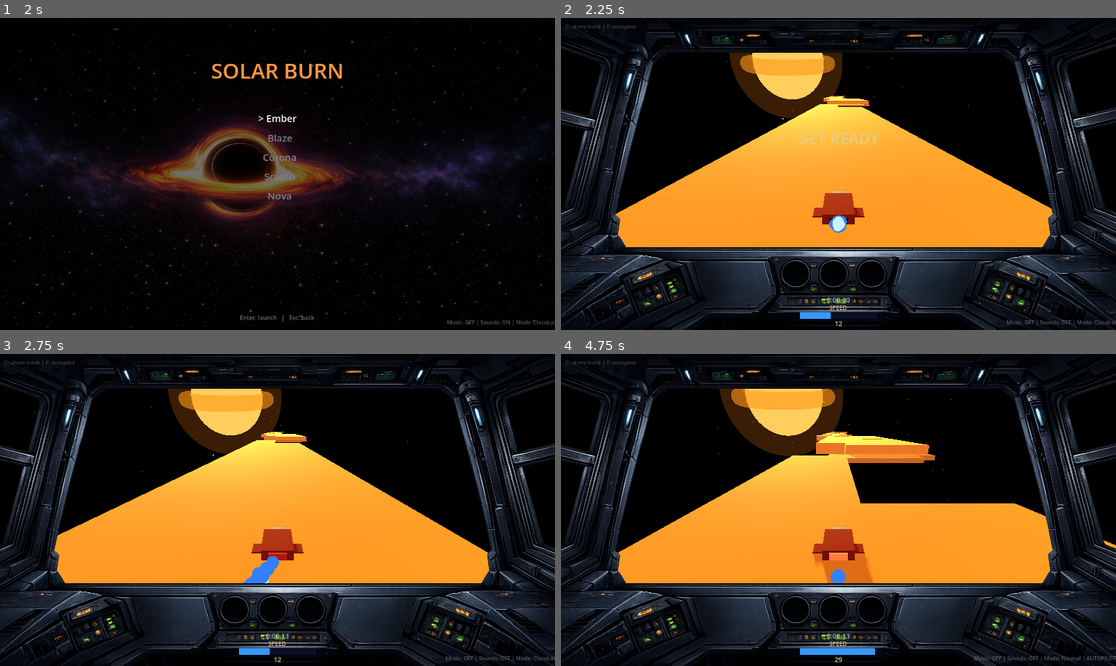
Above: before the commit, frames 1-4 (two rows, left to right).
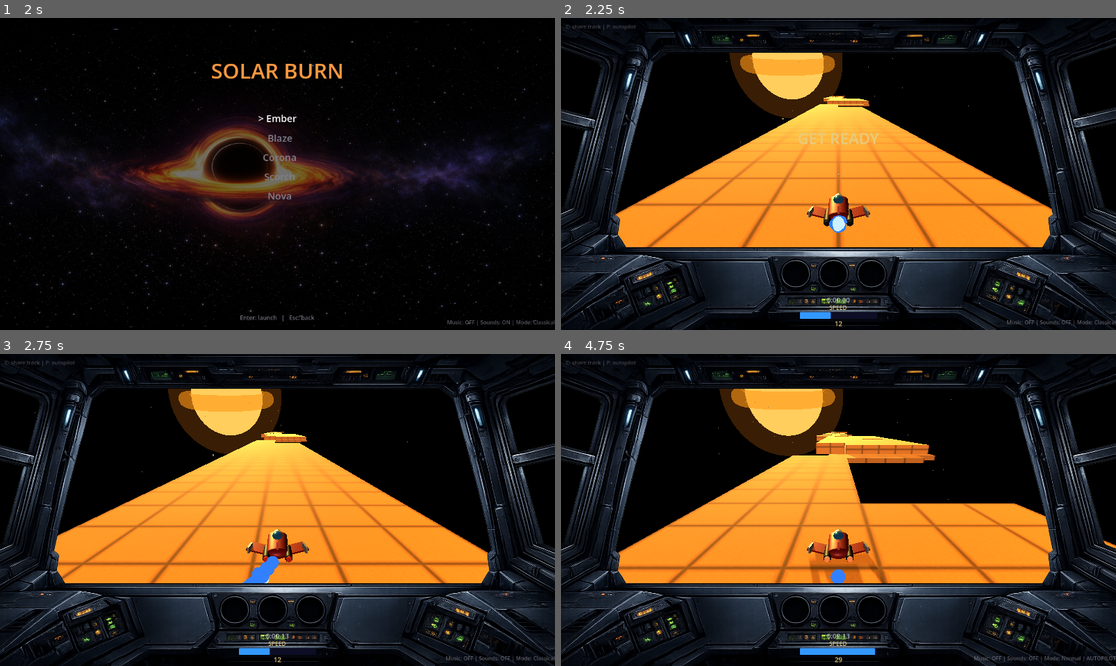
Above: after the commit, the same moments.

Repository: aleksitolvanen/gaasroads
Game: Godot game, scene res://Scenes/MainMenu.tscn
Two runs of this game, one before a commit and one after it. Both use one fixed random seed, a clock stepped at 60 frames per second and the inputs below. Sound files missing from this copy of the repository are replaced by a short silence.
Inputs:
- Up to frame 1 (2 s): tap Enter (ui_accept) at 0.5, 0.77, 1.25, 1.52 s; hold Right (ui_right) 0.53-1.28 s; hold Q 0.53-1.28 s; hold Down (ui_down) from 1.28 s (still down); tap C at 1.35 s
- Up to frame 2 (2.25 s): tap Enter (ui_accept) at 2 s; release Down (ui_down) at 2.03 s; hold Right (ui_right) from 2.03 s (still down); tap N at 2.1 s
- Up to frame 3 (2.75 s): keep holding Right (ui_right)
- Up to frame 4 (4.75 s): release Right (ui_right) at 2.78 s; hold Up (ui_up) 2.78-3.53 s; tap B at 2.85 s; tap Enter (ui_accept) at 3.02, 3.77, 4.52 s; hold Left (ui_left) from 3.53 s (still down); tap P at 3.6 s; tap V at 4.35 s

Frame 1 is identical in both runs. In frame 2, 3.4% of the frame differs, in the area x 9-89%, y 25-74%; in frame 3, 4.1%; in frame 4, 4.6%, in the area x 10-100%, y 24-74%.

Commit message:
Tile panel texture and detailed ship model
Tiles get a generated 64x64 panel texture (dark border, bevel, faint
noise) mapped world-triplanar with a 2u period, so merged tile runs
render as individual tiles again - the SkyRoads grid look - at zero
extra draw calls. New shader variant added to the warmup set.

Ship rebuilt from 5 boxes to 13 parts: capsule fuselage, cone nose,
glass canopy, swept wings with tip fins, twin engine pods with glow
nozzles, dorsal fin. Same explosion/debris path, +8 draw calls total.

Diff:
--- a/Scripts/game.gd
+++ b/Scripts/game.gd
@@ -1455,6 +1455,38 @@
 		_spawned_track.append([arch_body, end_z])
 		_spawned_track.append([roof_body, end_z])
 
+# Panel texture shared by all track materials: dark border frame, bevel
+# ring, faint noise. World-triplanar mapping repeats it once per 2u tile,
+# so merged tile runs still read as individual tiles - the SkyRoads grid.
+func _make_tile_texture() -> ImageTexture:
+	var size := 64
+	var img := Image.create(size, size, false, Image.FORMAT_RGB8)
+	var rng := RandomNumberGenerator.new()
+	rng.seed = 7
+	for y in size:
+		for x in size:
+			var edge := mini(mini(x, size - 1 - x), mini(y, size - 1 - y))
+			var v := 1.0
+			if edge == 0:
+				v = 0.55
+			elif edge == 1:
+				v = 0.7
+			elif edge <= 3:
+				v = 0.88
+			v -= rng.randf() * 0.05
+			img.set_pixel(x, y, Color(v, v, v))
+	img.generate_mipmaps()
+	return ImageTexture.create_from_image(img)
+
+func _apply_tile_texture(mat: StandardMaterial3D, tex: ImageTexture):
+	mat.albedo_texture = tex
+	mat.uv1_triplanar = true
+	mat.uv1_world_triplanar = true
+	# period 2u (one tile), offset half a period so borders land on tile
+	# edges (odd world coords), not tile centers
+	mat.uv1_scale = Vector3(0.5, 0.5, 0.5)
+	mat.uv1_offset = Vector3(0.5, 0.5, 0.5)
+
 func _init_track_materials():
 	var group_colors := [
 		Color(0.4, 0.65, 1.0),
@@ -1463,6 +1495,7 @@
 		Color(0.3, 0.68, 0.45),
 	]
 	var base_color: Color = group_colors[clampi(GameState.selected_group, 0, 3)]
+	var tile_tex := _make_tile_texture()
 
 	# Dark Matter stays murky: weakest self-glow of all themes
 	var glow := 0.28 if GameState.selected_group == 3 else 0.4
@@ -1474,6 +1507,7 @@
 		mat.emission_enabled = true
 		mat.emission = base_color * 0.3
 		mat.emission_energy_multiplier = glow
+		_apply_tile_texture(mat, tile_tex)
 		_height_materials[h] = mat
 
 	_tunnel_wall_mat = StandardMaterial3D.new()
@@ -1482,6 +1516,7 @@
 	_tunnel_wall_mat.emission = base_color * 0.1
 	_tunnel_wall_mat.emission_energy_multiplier = 0.3
 	_tunnel_wall_mat.cull_mode = BaseMaterial3D.CULL_DISABLED
+	_apply_tile_texture(_tunnel_wall_mat, tile_tex)
 
 func _free_passed_track(ship_z: float):
 	var keep: Array = []
--- a/Scripts/shader_warmup.gd
+++ b/Scripts/shader_warmup.gd
@@ -11,10 +11,21 @@
 var _particle_mat: StandardMaterial3D
 
 func _ready():
-	var shaded := StandardMaterial3D.new()  # tiles, tunnel walls, engine glow
+	var shaded := StandardMaterial3D.new()  # engine glow, canopy
 	shaded.emission_enabled = true
 	shaded.emission = Color(0.1, 0.1, 0.2)
 	_materials.append(shaded)
+
+	# tiles and tunnel walls: emissive + world-triplanar albedo texture
+	var tiled := StandardMaterial3D.new()
+	var timg := Image.create(4, 4, false, Image.FORMAT_RGB8)
+	timg.fill(Color.WHITE)
+	tiled.albedo_texture = ImageTexture.create_from_image(timg)
+	tiled.uv1_triplanar = true
+	tiled.uv1_world_triplanar = true
+	tiled.emission_enabled = true
+	tiled.emission = Color(0.1, 0.1, 0.2)
+	_materials.append(tiled)
 
 	var plain := StandardMaterial3D.new()  # ship body, wings, nose
 	_materials.append(plain)
--- a/Scripts/ship.gd
+++ b/Scripts/ship.gd
@@ -72,12 +72,39 @@
 	stream.data = data
 	return stream
 
+func _part(mesh: Mesh, pos: Vector3, rot_deg := Vector3.ZERO, scl := Vector3.ONE) -> MeshInstance3D:
+	var m := MeshInstance3D.new()
+	m.mesh = mesh
+	m.position = pos
+	m.rotation_degrees = rot_deg
+	m.scale = scl
+	add_child(m)
+	_ship_parts.append(m)
+	return m
+
 func _build_ship_mesh():
 	var body_mat := StandardMaterial3D.new()
-	body_mat.albedo_color = Color(0.7, 0.1, 0.1)
+	body_mat.albedo_color = Color(0.72, 0.12, 0.12)
+	body_mat.metallic = 0.35
+	body_mat.roughness = 0.45
 
 	var accent_mat := StandardMaterial3D.new()
 	accent_mat.albedo_color = Color(0.85, 0.85, 0.9)
+	accent_mat.metallic = 0.5
+	accent_mat.roughness = 0.35
+
+	var dark_mat := StandardMaterial3D.new()
+	dark_mat.albedo_color = Color(0.16, 0.16, 0.2)
+	dark_mat.metallic = 0.6
+	dark_mat.roughness = 0.5
+
+	var canopy_mat := StandardMaterial3D.new()
+	canopy_mat.albedo_color = Color(0.2, 0.45, 0.6)
+	canopy_mat.metallic = 0.8
+	canopy_mat.roughness = 0.15
+	canopy_mat.emission_enabled = true
+	canopy_mat.emission = Color(0.1, 0.3, 0.45)
+	canopy_mat.emission_energy_multiplier = 0.6
 
 	_engine_mat = StandardMaterial3D.new()
 	_engine_mat.albedo_color = Color(0.05, 0.05, 0.05)
@@ -87,51 +114,65 @@
 
 	_ship_parts.clear()
 
-	# Main body - shorter, same width
-	var body := MeshInstance3D.new()
-	var body_mesh := BoxMesh.new()
-	body_mesh.size = Vector3(0.7, 0.25, 1.0)
-	body_mesh.material = body_mat
-	body.mesh = body_mesh
-	add_child(body)
-	_ship_parts.append(body)
+	# Fuselage: flattened capsule, wide and low
+	var hull := CapsuleMesh.new()
+	hull.radius = 0.16
+	hull.height = 1.05
+	hull.material = body_mat
+	_part(hull, Vector3(0, 0, 0.02), Vector3(90, 0, 0), Vector3(1.5, 1.0, 0.75))
 
 	# Nose cone
-	var nose := MeshInstance3D.new()
-	var nose_mesh := BoxMesh.new()
-	nose_mesh.size = Vector3(0.35, 0.15, 0.3)
-	nose_mesh.material = accent_mat
-	nose.mesh = nose_mesh
-	nose.position = Vector3(0, 0.02, -0.55)
-	add_child(nose)
-	_ship_parts.append(nose)
-
-	# Small wings
-	var wing_mesh := BoxMesh.new()
-	wing_mesh.size = Vector3(0.35, 0.04, 0.35)
-	wing_mesh.material = body_mat
-
-	var left_wing := MeshInstance3D.new()
-	left_wing.mesh = wing_mesh
-	left_wing.position = Vector3(-0.4, -0.05, 0.15)
-	add_child(left_wing)
-	_ship_parts.append(left_wing)
-
-	var right_wing := MeshInstance3D.new()
-	right_wing.mesh = wing_mesh
-	right_wing.position = Vector3(0.4, -0.05, 0.15)
-	add_child(right_wing)
-	_ship_parts.append(right_wing)
-
-	# Engine glow
-	var engine := MeshInstance3D.new()
-	var engine_mesh := BoxMesh.new()
-	engine_mesh.size = Vector3(0.4, 0.15, 0.12)
-	engine_mesh.material = _engine_mat
-	engine.mesh = engine_mesh
-	engine.position = Vector3(0, 0, 0.5)
-	add_child(engine)
-	_ship_parts.append(engine)
+	var nose := CylinderMesh.new()
+	nose.top_radius = 0.0
+	nose.bottom_radius = 0.13
+	nose.height = 0.38
+	nose.radial_segments = 12
+	nose.material = accent_mat
+	_part(nose, Vector3(0, -0.01, -0.62), Vector3(-90, 0, 0), Vector3(1.5, 1.0, 0.7))
+
+	# Cockpit canopy
+	var canopy := SphereMesh.new()
+	canopy.radius = 0.11
+	canopy.height = 0.22
+	canopy.material = canopy_mat
+	_part(canopy, Vector3(0, 0.12, -0.16), Vector3.ZERO, Vector3(1.1, 0.7, 1.7))
+
+	# Swept wings with tip fins
+	var wing := BoxMesh.new()
+	wing.size = Vector3(0.5, 0.045, 0.34)
+	wing.material = body_mat
+	_part(wing, Vector3(-0.42, -0.03, 0.16), Vector3(0, -18, -4))
+	_part(wing, Vector3(0.42, -0.03, 0.16), Vector3(0, 18, 4))
+	var fin := BoxMesh.new()
+	fin.size = Vector3(0.045, 0.15, 0.22)
+	fin.material = accent_mat
+	_part(fin, Vector3(-0.62, 0.03, 0.24), Vector3(0, -18, 0))
+	_part(fin, Vector3(0.62, 0.03, 0.24), Vector3(0, 18, 0))
+
+	# Twin engine pods with glow nozzles
+	var pod := CylinderMesh.new()
+	pod.top_radius = 0.085
+	pod.bottom_radius = 0.07
+	pod.height = 0.45
+	pod.radial_segments = 10
+	pod.material = dark_mat
+	_part(pod, Vector3(-0.24, -0.02, 0.36), Vector3(90, 0, 0))
+	_part(pod, Vector3(0.24, -0.02, 0.36), Vector3(90, 0, 0))
+	var nozzle := CylinderMesh.new()
+	nozzle.top_radius = 0.062
+	nozzle.bottom_radius = 0.062
+	nozzle.height = 0.05
+	nozzle.radial_segments = 10
+	nozzle.material = _engine_mat
+	_part(nozzle, Vector3(-0.24, -0.02, 0.6), Vector3(90, 0, 0))
+	_part(nozzle, Vector3(0.24, -0.02, 0.6), Vector3(90, 0, 0))
+
+	# Dorsal fin, apex leaning back
+	var dfin := PrismMesh.new()
+	dfin.size = Vector3(0.34, 0.2, 0.04)
+	dfin.left_to_right = 0.8
+	dfin.material = body_mat
+	_part(dfin, Vector3(0, 0.17, 0.3), Vector3(0, -90, 0))
 
 	# Exhaust - 2 layers with large overlapping billboard spheres
 	# Forms a dense short cone (~0.5 units = half ship length)
